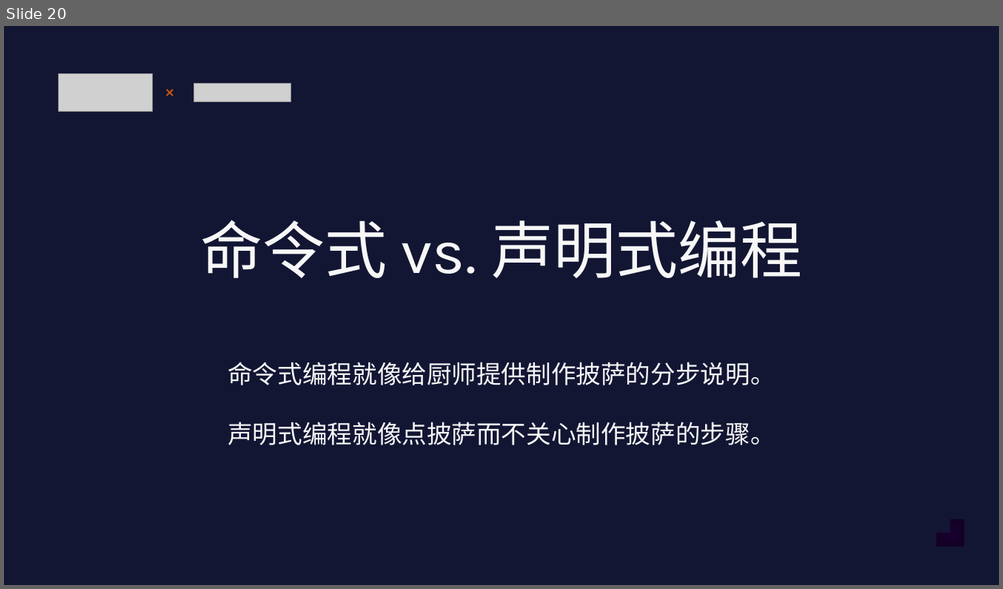
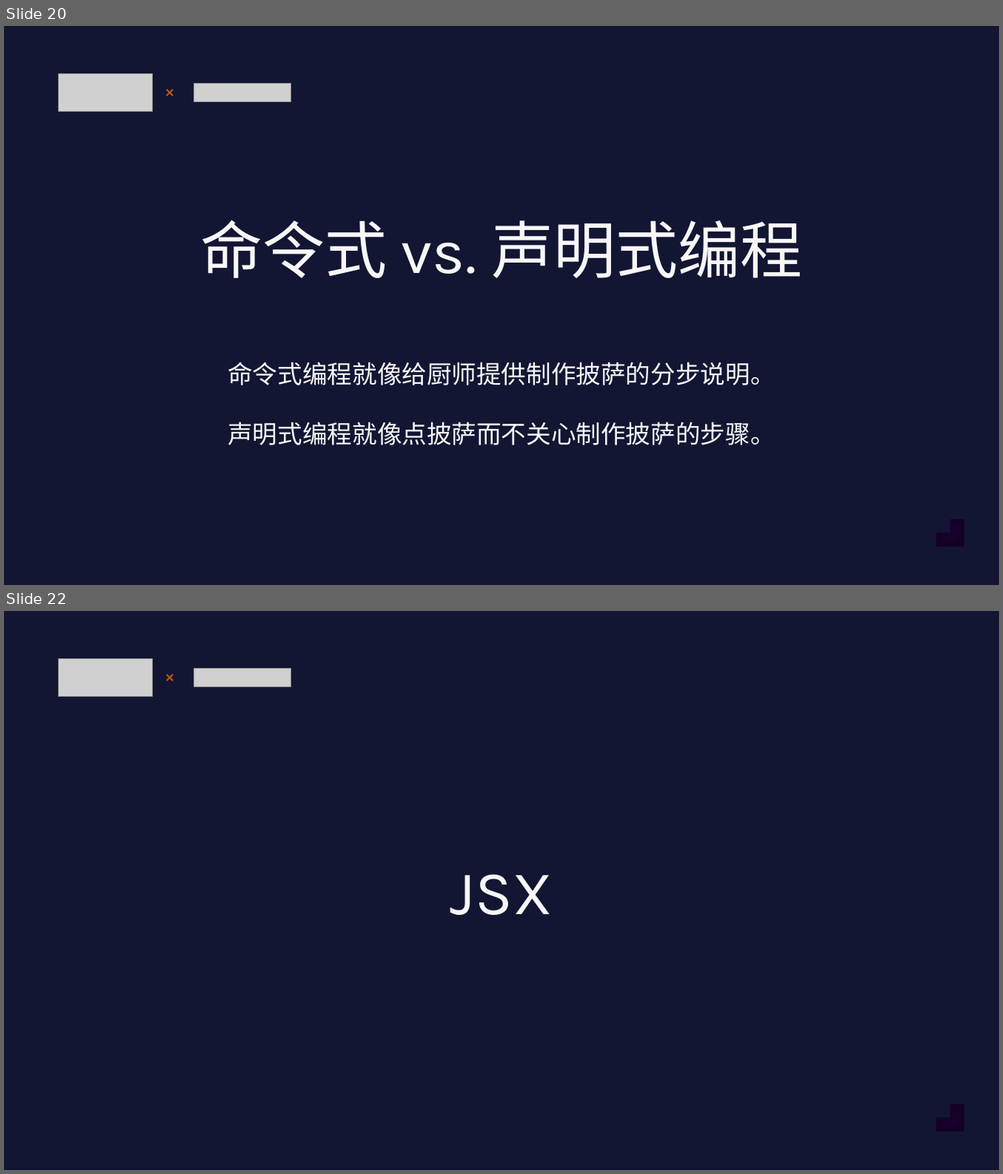
Before and after one commit to zzzhizhia/nextjs-learn-chinese, a slide deck: 01 DOM & UI/01 DOM & UI.pptx. Shown one above the other, each under a label of ours: slide 20 before the commit, slides 20 and 22 after it; the slides between them are not shown. The pictures are 1003x589 and 1003x1174 pixels, drawn with LibreOffice and Linux fonts; fonts in the diff are those of the drawing; grey boxes stand for pictures. Boxes give left, top, right and bottom in pixels: in the first picture for what was removed or moved away, otherwise in the second. Text is boxed around its words. In the diff, an @@ line names an element or a change of style, - is before the commit and + after.

```diff
--- a/01 DOM & UI/01 DOM & UI.pptx
+++ b/01 DOM & UI/01 DOM & UI.pptx
@@ slide 22 added at (4,611,999,1170), background #121633 @@
@@ picture added at (59,659,153,697) @@
@@ line added from (167, 675) to (173, 681), #C1540F 1.5 pt @@
@@ line added from (173, 675) to (167, 681), #C1540F 1.5 pt @@
@@ picture added at (193,669,291,686) @@
@@ text added at (450,874,552,915), 60 pt, text #F7F7F7 @@
+JSX
@@ corner added at (936,1104,964,1132), fill gradient #18002D to #140026 to #130024 @@
```
Also in this commit, not shown: 3 other slides added.
